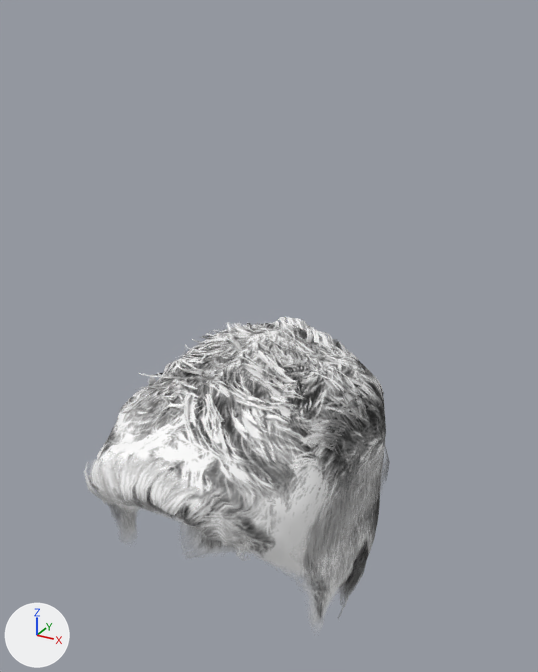
The glTF model public/models/makehuman/hair/masc/corto.gltf, before and after one commit.
The view is the same before and after, from a camera (50 mm lens) standing at (0.197, -0.376, 1.919) and looking at (0.005, -0.027, 1.745). The lights are fixed; the arrows at lower left show +X, +Y and +Z. The picture after the commit comes second. Vertices at exactly the same position are counted once.

Before the edit, the objects in view are built like this:
```python
me_short01_007 = bpy.data.meshes.new('short01.007')
me_short01_007.from_pydata(...)  # 2984 vertices, 3678 faces; spans x -0.077..0.076, y -0.144..0.062, z 1.534..1.745
me_short01_007.materials.append(mat_hair_hair_corto)  # picture img_hair_corto
ob_masc_hair_corto = bpy.data.objects.new('masc_hair_corto', me_short01_007)
ob_masc_hair_corto.location = (0.0, 0.0, 0.0)
```
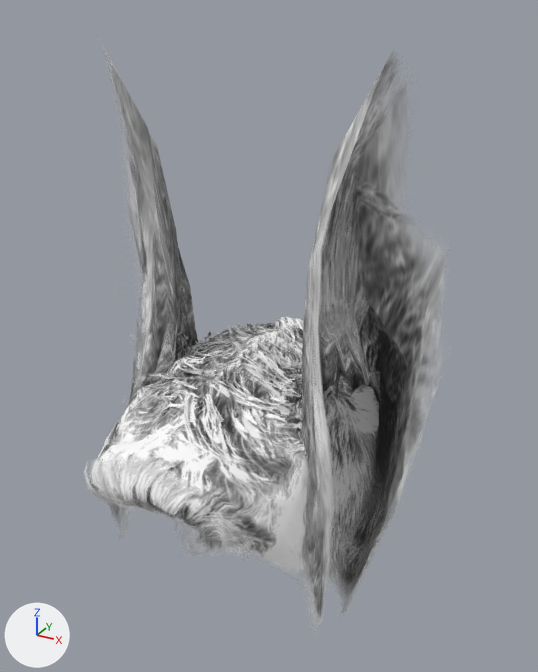
The newer file adds a shape key; the second version is drawn at full value of the shape key 'a_orejasConejo' of 'masc_hair_corto', and the change is written as the vertex moves it makes.

Where the change shows, as pixel boxes [x1, y1, x2, y2] in the pictures (538 x 672 px; the box of a moved part takes in the faces that stretch with it):
'masc_hair_corto', reshaped (18% wider, 86% taller)
    before: [84, 316, 390, 624]
    after: [84, 47, 444, 622]
part 1 of me_short01_007, moved or reshaped
    before: [217, 333, 250, 337]
    after: [219, 335, 249, 340]
part 2 of me_short01_007, moved or reshaped
    before: [232, 323, 255, 336]
    after: [232, 326, 256, 338]
part 3 of me_short01_007, moved or reshaped
    before: [225, 322, 247, 338]
    after: [229, 325, 248, 341]
part 4 of me_short01_007, moved or reshaped
    before: [185, 344, 199, 351]
    after: [188, 347, 204, 354]
part 5 of me_short01_007, moved or reshaped
    before: [139, 373, 162, 378]
    after: [147, 374, 166, 377]
part 6 of me_short01_007, moved or reshaped
    before: [97, 322, 390, 624]
    after: [96, 52, 444, 620]

What changed in the scene script:
```text
Change me_short01_007:
    used by ob_masc_hair_corto; location = (0.0, 0.0, 0.0)
    remove me_short01_007.from_pydata(...)  # 2984 vertices, 3678 faces; spans x -0.077..0.076, y -0.144..0.062, z 1.534..1.745
    add me_short01_007.from_pydata(...)  # 2984 vertices, 3678 faces; spans x -0.112..0.115, y -0.144..0.062, z 1.534..1.909
    me_short01_007 part 1: the loose piece of 8 vertices spanning x -0.035..-0.007, y -0.023..-0.02, z 1.734..1.74 is scaled about its middle by (0.915, 1.09, 0.806), then moved by (0.001, -0.001, -0.001)
    me_short01_007 part 2: the loose piece of 8 vertices spanning x -0.038..-0.012, y -0.017..0.003, z 1.734..1.737 is moved by (0.001, -0.001, -0.001)
    me_short01_007 part 3: the loose piece of 8 vertices spanning x -0.038..-0.015, y -0.021..-0.003, z 1.735..1.737 is moved by (0.001, -0.001, -0.002)
    me_short01_007 part 4: the loose piece of 8 vertices spanning x -0.049..-0.036, y -0.038..-0.033, z 1.729..1.731 is scaled about its middle by (0.935, 0.992, 1.21), then moved by (0.003, -0.001, -0.001)
    me_short01_007 part 5: the loose piece of 8 vertices spanning x -0.056..-0.041, y -0.074..-0.065, z 1.724..1.726 is moved by (0.002, 0.001, 0.0)
    me_short01_007 part 6: 1157 of 2984 vertices moved; they spanned x -0.077..0.076, y -0.126..0.041, z 1.55..1.745 and now span x -0.112..0.115, y -0.126..0.04, z 1.55..1.909; mean shift (0.0, 0.0, 0.022); largest move (-0.074, -0.043, 1.623) -> (-0.087, -0.049, 1.909)
    other edits to the shape of me_short01_007 do not show in these pictures
```
